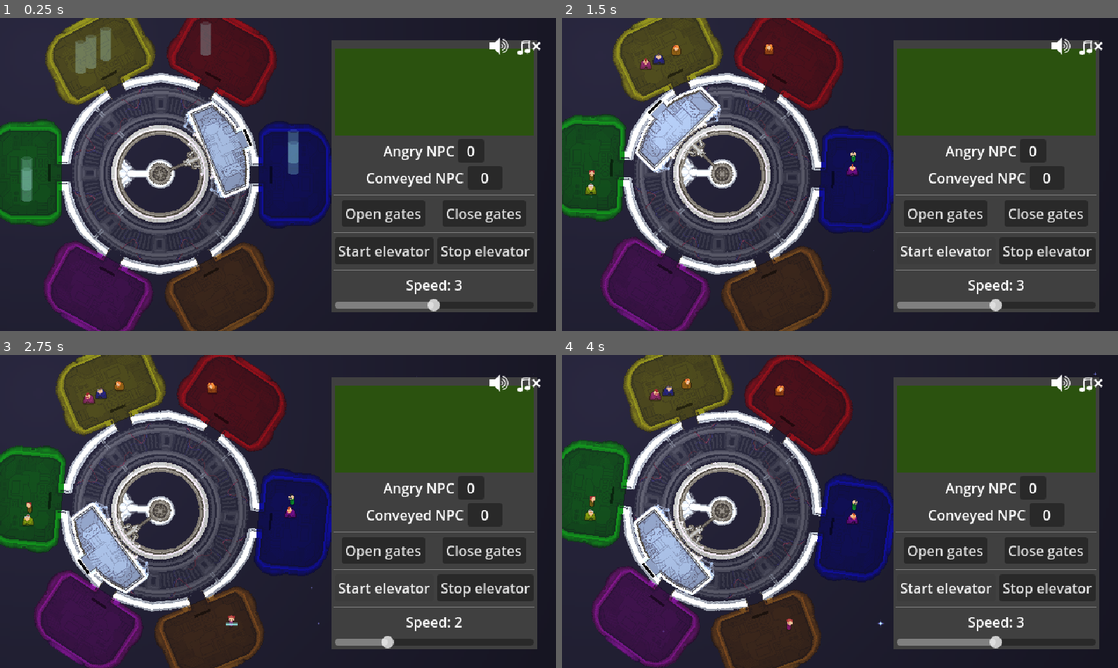
Above: before the commit, frames 1-4 (two rows, left to right).
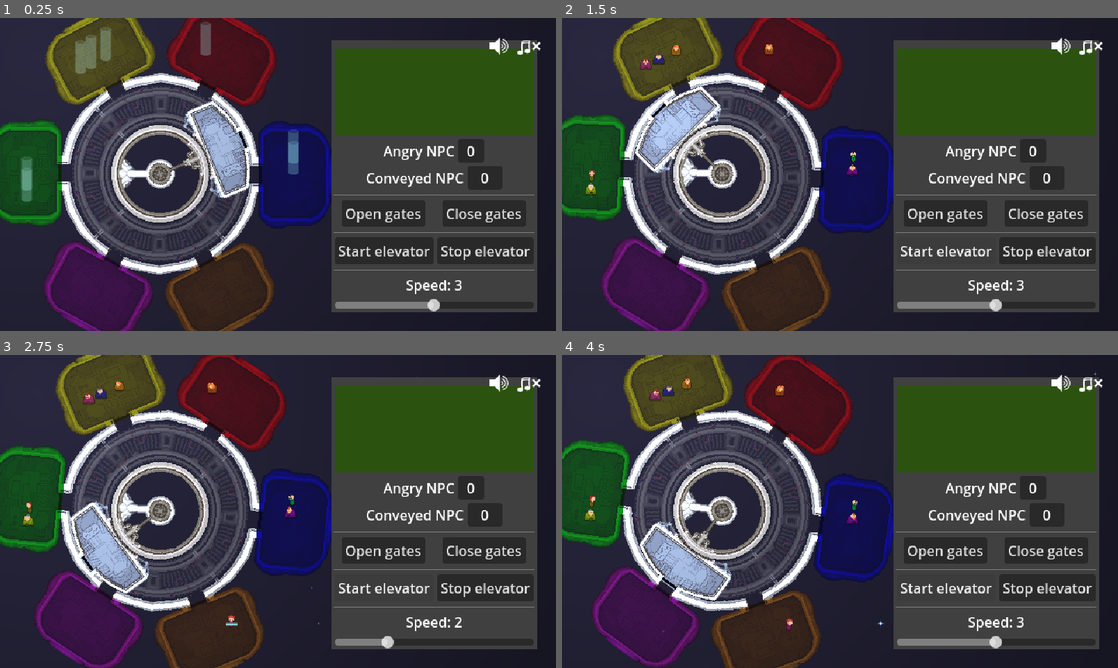
Above: after the commit, the same moments.

Repository: tehelka-gamedev/gmtk-2025
Game: Godot game, scene res://main.tscn
Same seed, same stepped clock (60 frames per second), same inputs: the game is played once before the commit and once after it. The engine's default icon, where the game draws it, is replaced by a stand-in: a white triangle on a blue panel in a dark square. Sound files missing from this copy of the repository are replaced by a short silence.
Inputs:
- Up to frame 1 (0.25 s): no input
- Up to frame 2 (1.5 s): click "Start elevator" at 0.5 s; click "Start elevator" at 1.25 s
- Up to frame 3 (2.75 s): tap Enter (open_door) at 2 s; hold Up (ui_up) from 2.03 s (still down); hold Left (decrease_elevator_speed) from 2.03 s (still down)
- Up to frame 4 (4 s): release Up (ui_up) at 2.78 s; release Left (decrease_elevator_speed) at 2.78 s; hold Down (ui_down) 2.78-3.53 s; tap Space (elevator_toggle_movement) at 2.85 s; hold Up (ui_up) from 3.53 s (still down); hold Right (increase_elevator_speed) from 3.53 s (still down)

The runs differ from the first frame. In frame 1, 0.4% of the frame differs, in the area x 8-49%, y 16-83%; in frame 2, 0.4%; in frame 3, 0.3%; in frame 4, 2.8%, in the area x 8-49%, y 15-85%.

Commit message:
Add sprites

Diff:
--- a/godot/objects/elevator.gd
+++ b/godot/objects/elevator.gd
@@ -1,4 +1,3 @@
-@tool
 extends RoomBase
 class_name Elevator
 
@@ -38,7 +37,6 @@
 @export_category("Editor variables")
 @export var inner_pivot:Node2D = null # Where the sprite and object actually is
 @export var room_detector:Area2D = null
-@export var look_at_helper:Node2D = null # used to help in rotation computation
 @export var entrance_position:Marker2D = null
 
 @export_category("Debug")
@@ -62,13 +60,9 @@
     if not inner_pivot:
         push_error("No inner pivot in elevator!")
         return
-    if not look_at_helper:
-        push_error("No look_at_helper in elevator!")
-        return
 
     room_detector.body_entered.connect(_on_body_entered)
     room_detector.body_exited.connect(_on_body_exited)
-
 
 
 func _process(delta: float) -> void:
@@ -150,8 +144,7 @@
 
 
 func _handle_snapping(delta: float) -> void:
-    look_at_helper.look_at(snap_target.global_position)
-    var target_rotation:float = look_at_helper.global_rotation
+    var target_rotation: float = inner_pivot.position.normalized().angle_to((snap_target.pivot.global_position - global_position).normalized())
     target_rotation = lerp_angle(rotation, target_rotation, 1)
     rotation = lerp_angle(rotation, target_rotation, min(delta * SNAP_LERP_VALUE, 1.0))
     if abs(target_rotation - rotation) < 0.01:
@@ -179,11 +172,11 @@
 
     toggle_movement_requested.emit()
 
+
     # if snapping, we can abort and leave
     if _snapping:
         _snapping = false
         moving = true
-
     # otherwise, if we can snap
     elif snap_target:
         # we start snapping if we move, otherwise that is we are already stopped
--- a/godot/objects/elevator.tscn
+++ b/godot/objects/elevator.tscn
@@ -9,11 +9,10 @@
 [sub_resource type="RectangleShape2D" id="RectangleShape2D_ogmrx"]
 size = Vector2(24, 64)
 
-[node name="Elevator" type="Node2D" node_paths=PackedStringArray("inner_pivot", "room_detector", "look_at_helper", "entrance_position", "slot_manager")]
+[node name="Elevator" type="Node2D" node_paths=PackedStringArray("inner_pivot", "room_detector", "entrance_position", "slot_manager")]
 script = ExtResource("1_ogmrx")
 inner_pivot = NodePath("Pivot/InnerPivot")
 room_detector = NodePath("Pivot/InnerPivot/RoomDetector")
-look_at_helper = NodePath("lookAtHelper")
 entrance_position = NodePath("Pivot/InnerPivot/EntrancePosition")
 slot_manager = NodePath("Pivot/InnerPivot/SlotManager")
 
@@ -33,6 +32,7 @@
 shape = SubResource("RectangleShape2D_ogmrx")
 
 [node name="SlotManager" type="Node2D" parent="Pivot/InnerPivot"]
+position = Vector2(32, 0)
 script = ExtResource("3_uinhc")
 metadata/_edit_lock_ = true
 
@@ -53,13 +53,11 @@
 script = ExtResource("4_h6q4t")
 
 [node name="EntrancePosition" type="Marker2D" parent="Pivot/InnerPivot"]
-position = Vector2(13, 0)
-
-[node name="lookAtHelper" type="Node2D" parent="."]
+position = Vector2(48, 0)
 
 [node name="Door" type="Sprite2D" parent="."]
 modulate = Color(0, 0, 0, 1)
-position = Vector2(109, 1.19209e-07)
+position = Vector2(103, 1.19209e-07)
 rotation = 1.57079
 scale = Vector2(0.15625, 0.0234375)
 texture = ExtResource("5_h6q4t")
--- a/godot/objects/room.gd
+++ b/godot/objects/room.gd
@@ -13,6 +13,7 @@
 
 @onready var npc_spawn: Marker2D = $NPCSpawn
 @onready var _door: Sprite2D = $Door
+@onready var pivot: Node2D = $Pivot
 
 
 func get_spawn_point() -> Marker2D:
--- a/godot/objects/room.tscn
+++ b/godot/objects/room.tscn
@@ -54,9 +54,9 @@
 
 [node name="Door" type="Sprite2D" parent="."]
 modulate = Color(0, 0, 0, 1)
-position = Vector2(0, -127.5)
+position = Vector2(0, -115.5)
 scale = Vector2(0.15625, 0.0234375)
 texture = ExtResource("5_c0xyw")
 
 [node name="EntrancePosition" type="Marker2D" parent="."]
-position = Vector2(0, -140)
+position = Vector2(0, -125)
